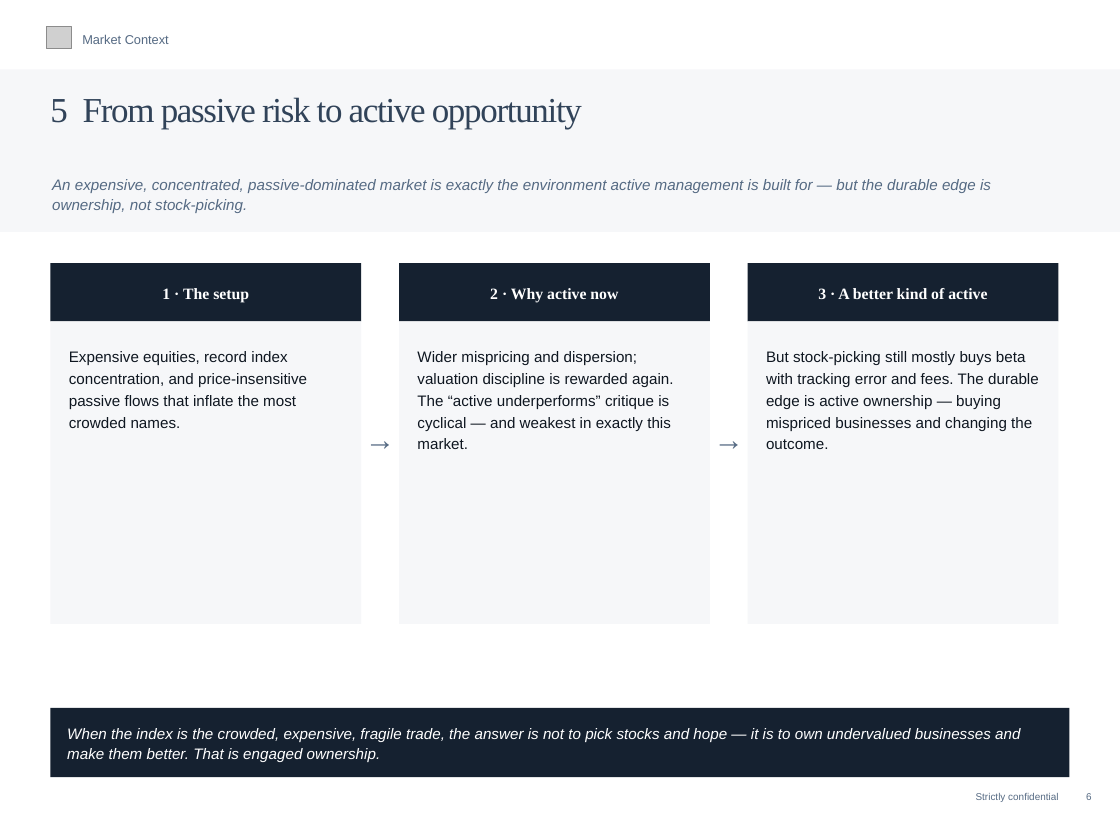
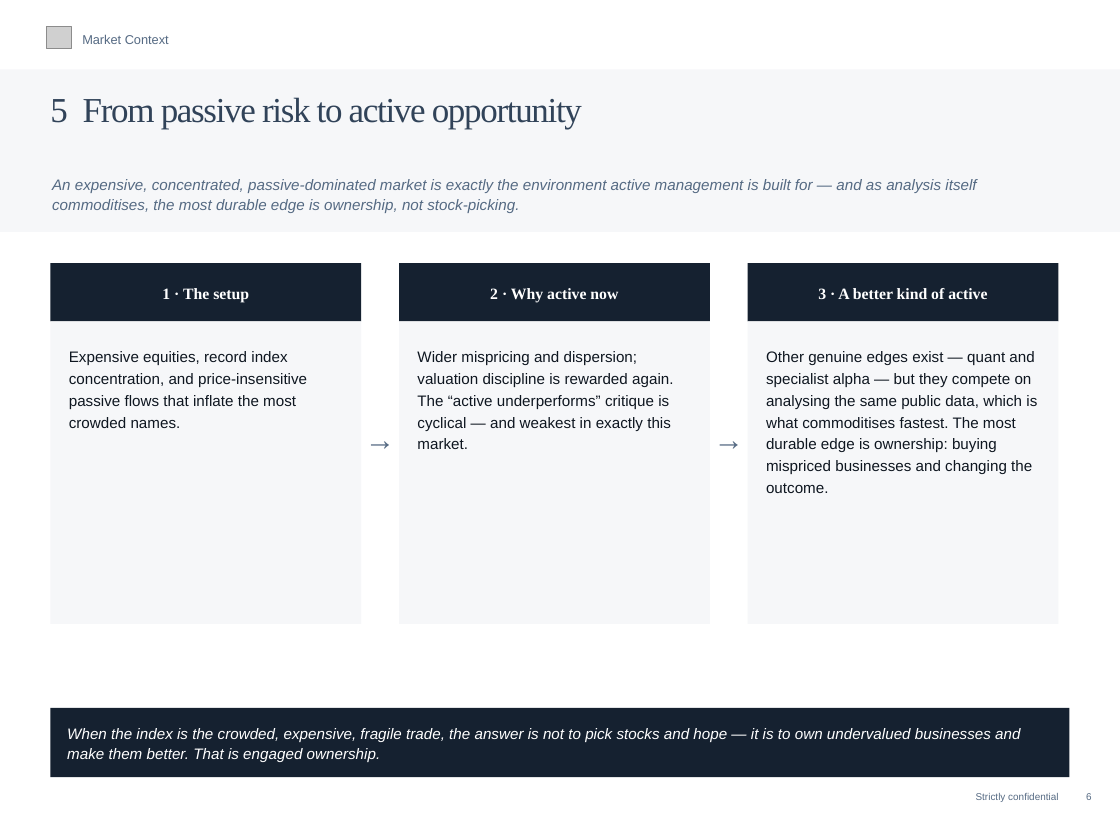
Before and after one commit to charette-lab/Claude, a slide deck: slide 8 of Athanase_Engaged_Ownership_Allocator_Deck.pptx. Drawn at 1120x840 pixels with LibreOffice and Linux fonts; fonts in the diff are those of the drawing; grey boxes stand for pictures. Boxes give left, top, right and bottom in pixels: in the first picture for what was removed or moved away, otherwise in the second. Text is boxed around its words. In the diff, an @@ line names an element or a change of style, - is before the commit and + after.

```diff
--- a/Athanase_Engaged_Ownership_Allocator_Deck.pptx
+++ b/Athanase_Engaged_Ownership_Allocator_Deck.pptx
@@ text at (52,179,976,213): text changed @@
-An expensive, concentrated, passive-dominated market is exactly the environment active management is built for — but the durable edge is ownership, not stock-picking.
+An expensive, concentrated, passive-dominated market is exactly the environment active management is built for — and as analysis itself commoditises, the most durable edge is ownership, not stock-picking.
@@ text at (766,351,1037,493): text changed @@
-But stock-picking still mostly buys beta with tracking error and fees. The durable edge is active ownership — buying mispriced businesses and changing the outcome.
+Other genuine edges exist — quant and specialist alpha — but they compete on analysing the same public data, which is what commoditises fastest. The most durable edge is ownership: buying mispriced businesses and changing the outcome.
```
Also in this commit, not shown: 3 other slides changed, 1 other file.
